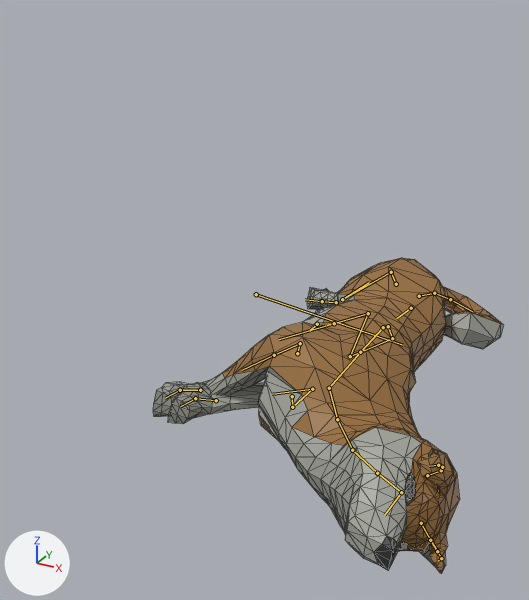
Renders of the glTF model assets/maps/route_levels/capybara_rush/models/characters/shiba_rigged.glb from each side of a commit.
The view is the same before and after, from a 50 mm camera at (3.47, -5.77, 3.5) aimed at (0.8, -0.91, 1.07). Lighting does not change. The marker at lower left points along +X, +Y and +Z. The picture after the commit comes second. Both versions are drawn at frame 17 of the action 'Death'; the numbers are the values there. The bones that change, and the others that lie on the model, are drawn over the model as lines. Mesh edges are drawn as thin lines.

In view in the first picture: 'ShibaInu'.
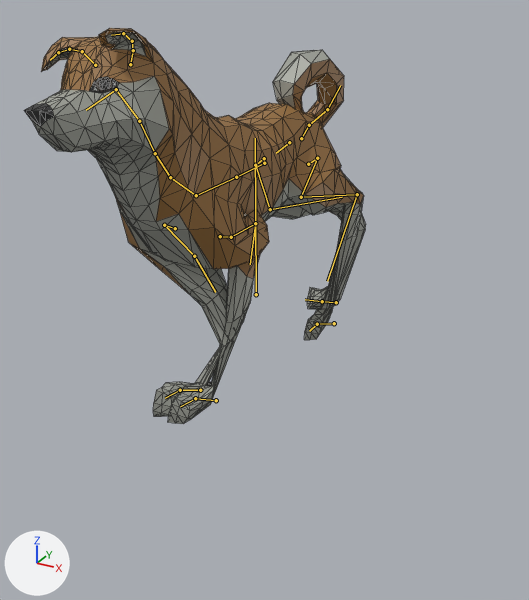
Pixel boxes (x1, y1, x2, y2) of what changed, in the pictures (529 x 600 px):
'ShibaInu', posed (26% taller): before (153, 258, 503, 573); after (24, 28, 366, 424)
bone 'Body', root to tip: before (256, 294) to (403, 345); after (256, 294) to (255, 138)
bone 'Neck1', root to tip: before (337, 419) to (352, 450); after (170, 177) to (155, 153)
bone 'Neck2', root to tip: before (352, 450) to (377, 473); after (155, 153) to (139, 121)
bone 'Head', root to tip: before (401, 492) to (384, 515); after (116, 89) to (86, 110)

What changed in the scene script:
```text
Change bone_body:
    where bone_body = bpy.data.objects['shiba_Armature'].pose.bones['Body']
    bone_body.rotation_quaternion: (0.663, 0.022, 0.024, -0.748) -> (1.0, 0.0, 0.0, 0.0)  # degrees (0, 4, -97) -> degrees (0, 0, 0)
Change bone_neck1:
    where bone_neck1 = bpy.data.objects['shiba_Armature'].pose.bones['Neck1']  # child of 'Torso3'
    bone_neck1.rotation_quaternion: (0.99, 0.0, -0.008, 0.138) -> (1.0, 0.0, 0.0, 0.0)  # degrees (0, -1, 16) -> degrees (0, 0, 0)
Change bone_neck2:
    where bone_neck2 = bpy.data.objects['shiba_Armature'].pose.bones['Neck2']  # child of 'Neck1'
    bone_neck2.rotation_quaternion: (0.983, -0.002, -0.021, -0.185) -> (1.0, 0.0, 0.0, 0.0)  # degrees (0, -2, -21) -> degrees (0, 0, 0)
Change bone_head:
    where bone_head = bpy.data.objects['shiba_Armature'].pose.bones['Head']  # child of 'Neck3'
    bone_head.rotation_quaternion: (0.985, 0.15, -0.056, 0.062) -> (1.0, 0.0, 0.0, 0.0)  # degrees (17, -7, 6) -> degrees (0, 0, 0)
```
